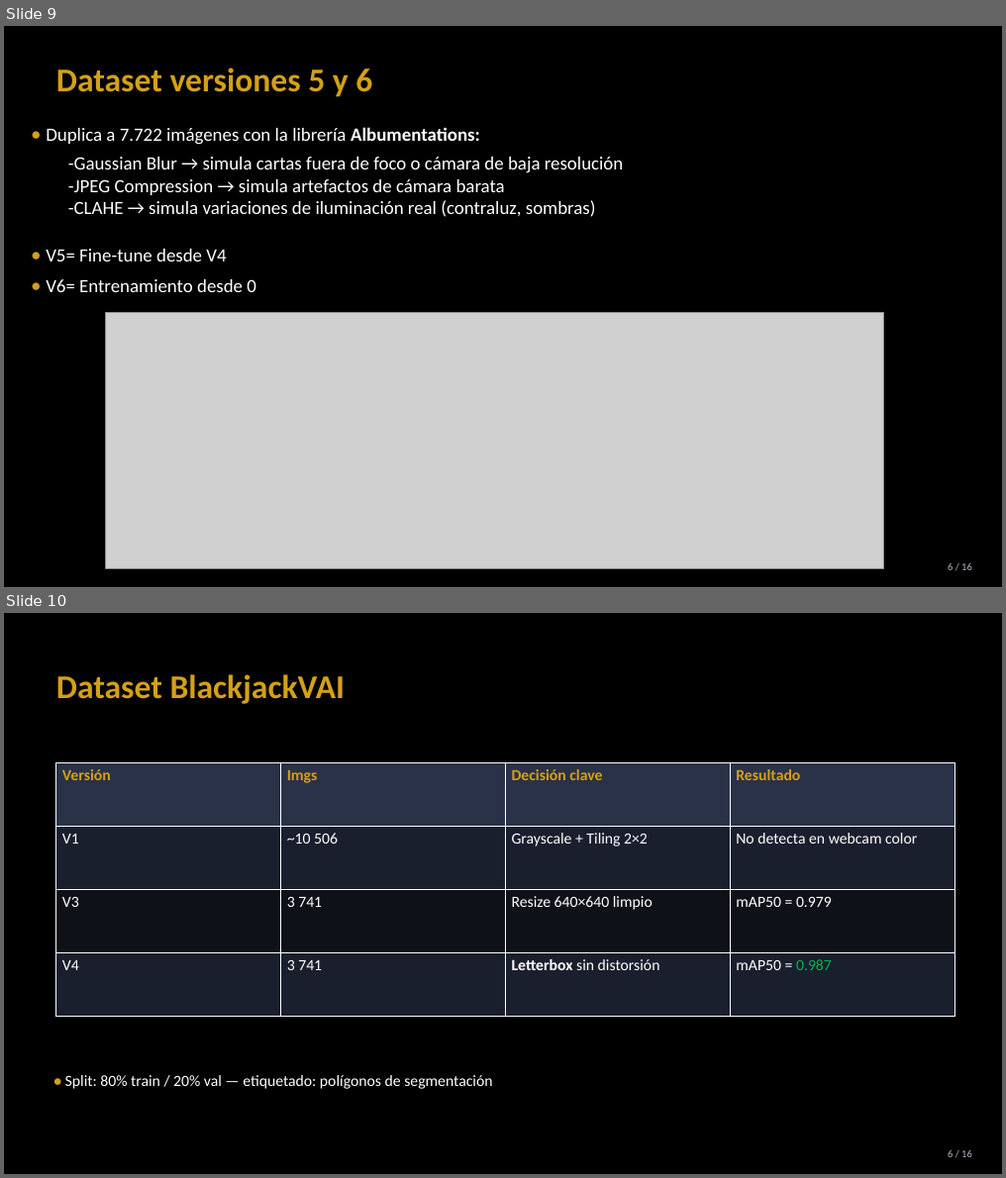
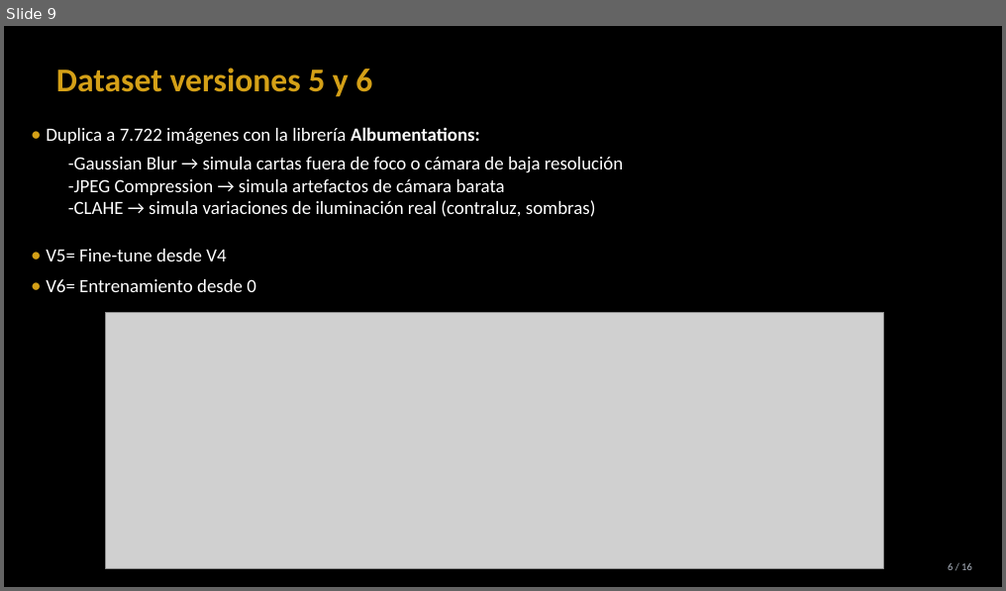
Before and after one commit to davidmoreda/blackjack-VAI, a slide deck: docs/presentation_assets/BlackjackVAI_presentacion.pptx. Shown one above the other, each under a label of ours: slides 9 and 10 before the commit, slide 9 after it. The pictures are 1006x1178 and 1006x591 pixels, drawn with LibreOffice and Linux fonts; fonts in the diff are those of the drawing; grey boxes stand for pictures. Boxes give left, top, right and bottom in pixels: in the first picture for what was removed or moved away, otherwise in the second. Text is boxed around its words. In the diff, an @@ line names an element or a change of style, - is before the commit and + after.

```diff
--- a/docs/presentation_assets/BlackjackVAI_presentacion.pptx
+++ b/docs/presentation_assets/BlackjackVAI_presentacion.pptx
@@ slide 10 removed at (4,613,1002,1174), background #000000 @@
@@ text removed at (56,674,346,704) @@
-Dataset BlackjackVAI
@@ table removed at (56,762,954,1017), 4 rows, 4 columns @@
-Versión | Imgs | Decisión clave | Resultado
-V1 | ~10 506 | Grayscale + Tiling 2×2 | No detecta en webcam color
-V3 | 3 741 | Resize 640×640 limpio | mAP50 = 0.979
-V4 | 3 741 | Letterbox sin distorsión | mAP50 = 0.987
@@ text removed at (65,1075,492,1089) @@
-• Split: 80% train / 20% val — etiquetado: polígonos de segmentación
@@ text removed at (947,1151,972,1157) @@
-6 / 16
```
Also in this commit, not shown: 4 slides changed, 1 other slide removed, 2 other files.
